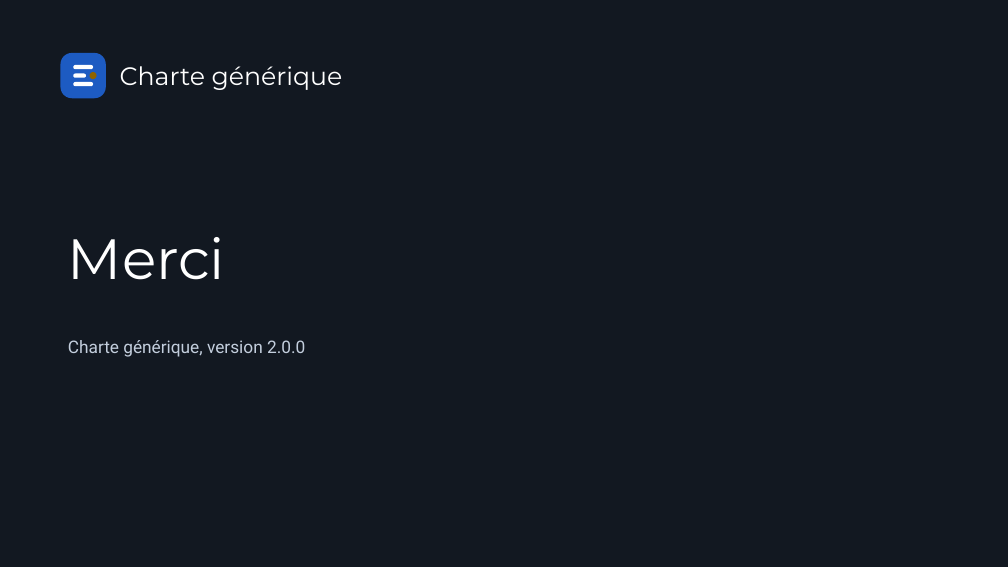
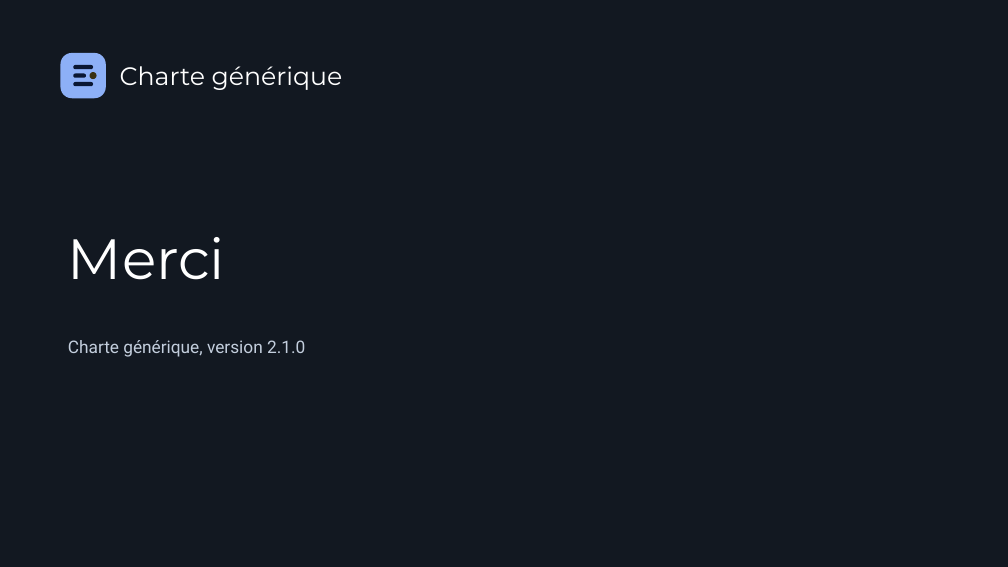
Before and after one commit to Aliquanto3/charte-generique, a slide deck: slide 6 of specimens/office/sortie/deck.pptx. Drawn at 1008x567 pixels with LibreOffice and Linux fonts; fonts in the diff are those of the drawing. Boxes give left, top, right and bottom in pixels: in the first picture for what was removed or moved away, otherwise in the second. Text is boxed around its words. In the diff, an @@ line names an element or a change of style, - is before the commit and + after.

```diff
--- a/specimens/office/sortie/deck.pptx
+++ b/specimens/office/sortie/deck.pptx
@@ rounded rectangle at (60, 53, 106, 98): fill #1D5BC2 to #8DB0F7 @@
@@ fill #FFFFFF to #0A1733 in 3 elements at (73, 65, 93, 70), (73, 73, 86, 78), (73, 82, 93, 86) @@
@@ ellipse at (89, 72, 96, 79): fill #8F6300 to #3A3112 @@
@@ text at (68, 340, 305, 357): text changed @@
-Charte générique, version 2.0.0
+Charte générique, version 2.1.0
```
Also in this commit, not shown: 5 other slides changed, 42 other files.
